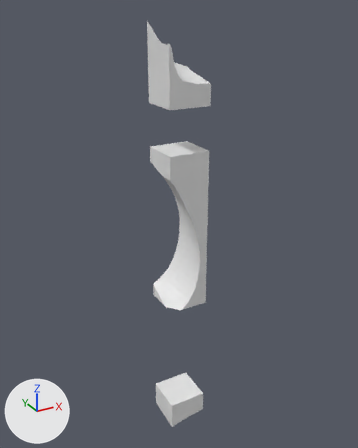
The glTF model assets/terrain/surface_pieces/surf_39_5.glb, before and after one commit.
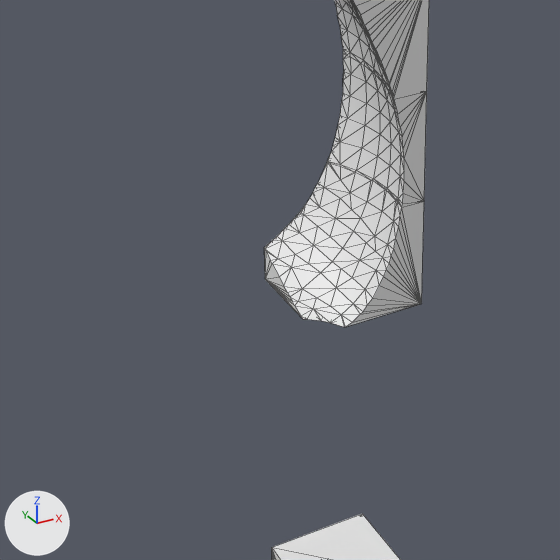
There are two pictures of each version: one whole from a camera (50 mm lens) standing at (60.7, 33.9, -0.1) and looking at (88.1, 83.6, -24.9), one close up on the part from 18% to 70% of the width and 45% to 87% of the height. Lighting does not change. The marker at lower left points along +X, +Y and +Z. The first two pictures are the older version. The close-ups show mesh edges as thin lines. Where no turn or scale is listed for an object, it has been applied to the vertices.

Before the edit, the objects in view are built like this:
```python
me_layer_10 = bpy.data.meshes.new('layer_10')
me_layer_10.from_pydata(...)  # 82 vertices, 160 faces; spans x 85.0..90.0, y 80.0..85.0, z -53.84..-50.0
me_layer_5 = bpy.data.meshes.new('layer_5')
me_layer_5.from_pydata(...)  # 79 vertices, 154 faces; spans x 88.1..90.0, y 80.0..85.0, z -30.0..-25.0
me_layer_6 = bpy.data.meshes.new('layer_6')
me_layer_6.from_pydata(...)  # 106 vertices, 208 faces; spans x 85.0..90.0, y 80.0..85.0, z -35.0..-30.0
ob_layer_10 = bpy.data.objects.new('layer_10', me_layer_10)
ob_layer_10.location = (0.0, 0.0, 0.0)
ob_layer_5 = bpy.data.objects.new('layer_5', me_layer_5)
ob_layer_5.location = (0.0, 0.0, 0.0)
ob_layer_6 = bpy.data.objects.new('layer_6', me_layer_6)
ob_layer_6.location = (0.0, 0.0, 0.0)
# also in view: 'layer_4' at (88.2, 82.5, -22.5)
```
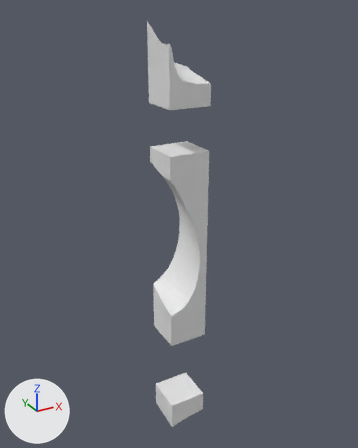
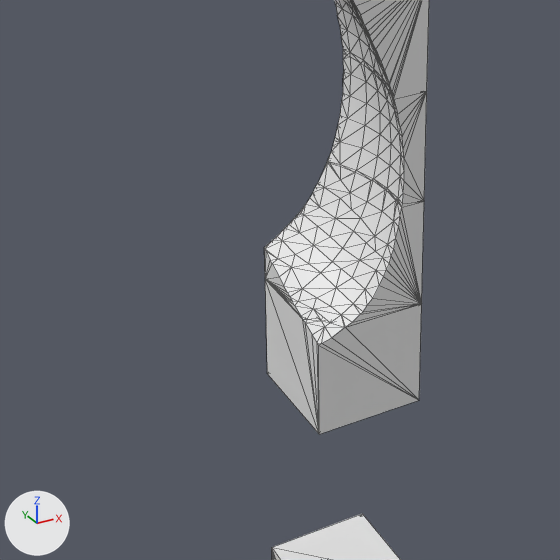
What differs and where, as boxes [x1, y1, x2, y2] in the close-ups (560 x 560 px):
'layer_7', added: after [265, 280, 422, 434]

The edits, one by one:
Mesh me_layer_7 is new.
It has 20 vertices, 36 faces and spans x 85.0..90.0, y 80.0..85.0, z -40.0..-35.0.
Object 'layer_7' (ob_layer_7) is new; it shows me_layer_7.
Its location is (0.0, 0.0, 0.0).
